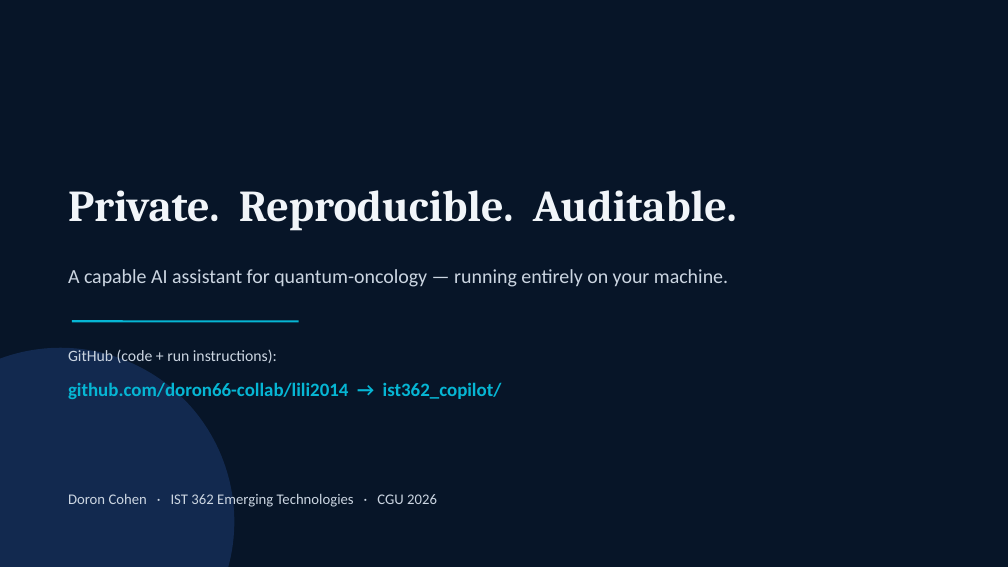
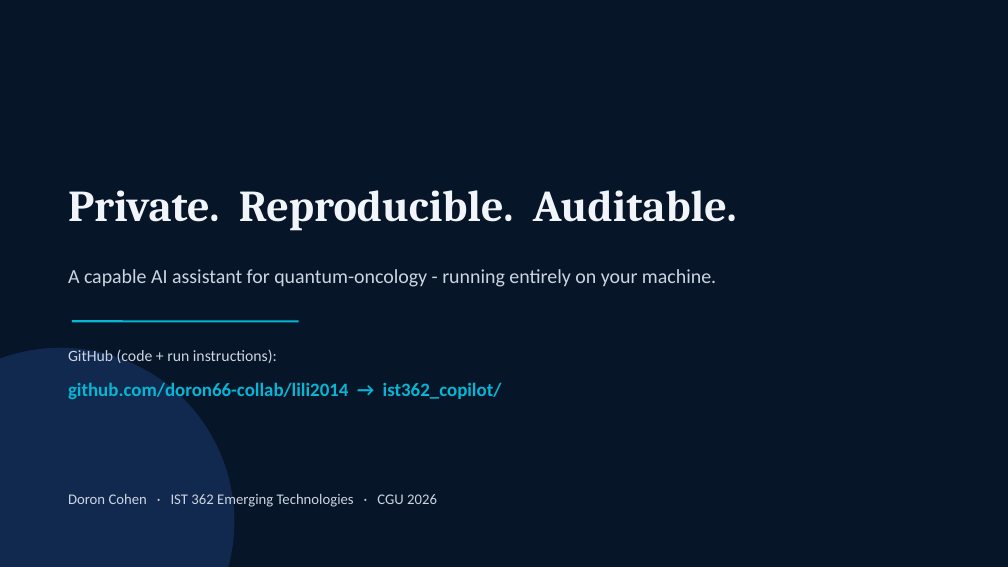
Before and after one commit to doron66-collab/lili2014, a slide deck: slide 11 of ist362_copilot/presentation/SOLANGE_Copilot_presentation.pptx. Drawn at 1008x567 pixels with LibreOffice and Linux fonts; fonts in the diff are those of the drawing. Boxes give left, top, right and bottom in pixels: in the first picture for what was removed or moved away, otherwise in the second. Text is boxed around its words. In the diff, an @@ line names an element or a change of style, - is before the commit and + after.

```diff
--- a/ist362_copilot/presentation/SOLANGE_Copilot_presentation.pptx
+++ b/ist362_copilot/presentation/SOLANGE_Copilot_presentation.pptx
@@ text at (68, 269, 716, 287): text changed @@
-A capable AI assistant for quantum-oncology — running entirely on your machine.
+A capable AI assistant for quantum-oncology - running entirely on your machine.
```
Also in this commit, not shown: 10 other slides changed.
